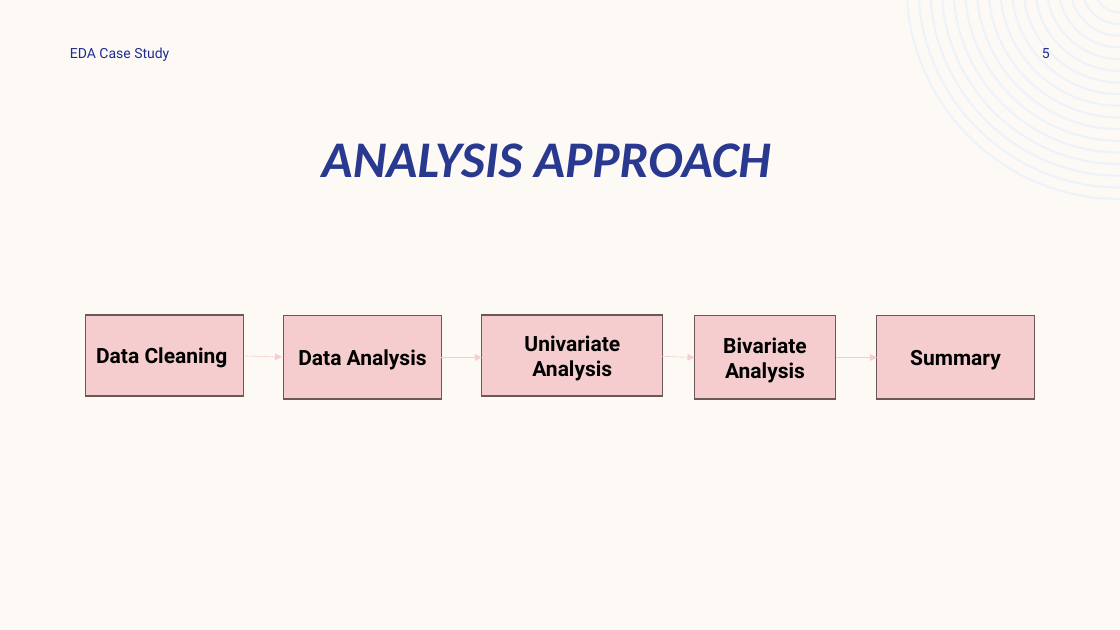
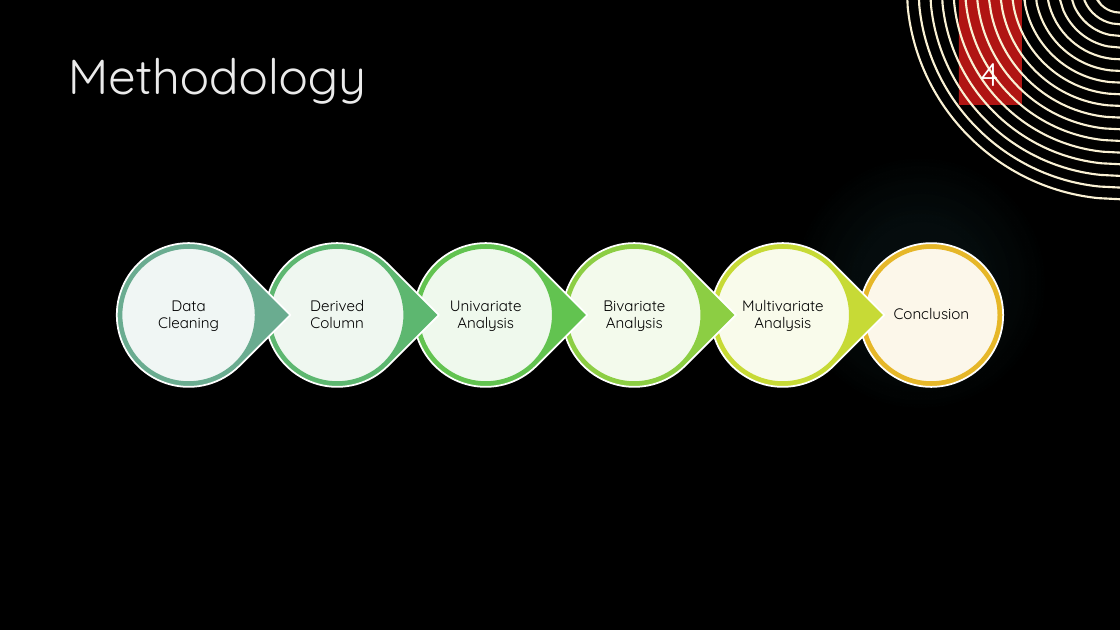
Before and after one commit to asthaa29/lendingcasestudy, a slide deck: slide 4 of EDA Case Study.pptx (slide 5 before the commit). Drawn at 1120x630 pixels with LibreOffice and Linux fonts; fonts in the diff are those of the drawing; background and template pictures are left out. Boxes give left, top, right and bottom in pixels: in the first picture for what was removed or moved away, otherwise in the second. Text is boxed around its words. In the diff, an @@ line names an element or a change of style, - is before the commit and + after.

Commit message:
Updated PPT

```diff
--- a/EDA Case Study.pptx
+++ b/EDA Case Study.pptx
@@ background #FDFAF6 to picture (left out) @@
@@ freeform shape at bbox=[907, 0, 1120, 201]: fill #EEF3FA to #FAF1D4 @@
@@ page number at bbox=[980, 52, 998, 96]: vertical alignment middle to bottom @@
@@ rectangle added at bbox=[959, 0, 1022, 105], fill #B01513 @@
@@ title "Methodology" at bbox=[68, 57, 366, 104]: vertical alignment bottom to top @@
@@ title at bbox=[68, 57, 366, 104]: text changed; size 44 to 42 pt; font Calibri to Quicksand; text colour #2A3990 to #EBEBEB; bold off; italic off @@
-ANALYSIS APPROACH
+Methodology
@@ text removed at bbox=[70, 47, 169, 61] @@
-EDA Case Study
@@ page number at bbox=[980, 52, 998, 96]: text changed; size 12 to 28 pt; font Roboto to Quicksand; text colour #1F2C8F to #FFFFFF @@
-5
+4
@@ ellipse added at bbox=[791, 154, 1049, 413], fill gradient #50B9C1 @@
@@ group added at bbox=[87, 213, 1003, 416]: 7 ellipses, 5 teardrops, 3 texts @@
+Conclusion
+Multivariate Analysis
+Derived Column
@@ text "Data Cleaning": place and size @@
-text "Data Cleaning" at bbox=[86, 315, 243, 396]
+text "Data Cleaning" at bbox=[158, 300, 219, 331]
@@ text "Univariate Analysis": place and size @@
-text "Univariate Analysis" at bbox=[482, 315, 663, 396]
+text "Univariate Analysis" at bbox=[450, 300, 522, 331]
@@ size 18 to 13 pt, font Roboto to Quicksand, bold off; line spacing 1 to 0.9; more space between paragraphs; fill #F5CDCE to none; outline #6B5A5A 1 pt to none in 3 elements at bbox=[158, 300, 219, 331], bbox=[450, 300, 522, 331], bbox=[603, 300, 665, 331] @@
@@ text "Bivariate Analysis": place and size @@
-text "Bivariate Analysis" at bbox=[695, 316, 836, 399]
+text "Bivariate Analysis" at bbox=[603, 300, 665, 331]
@@ rectangle removed at bbox=[284, 316, 441, 399] @@
-Data Analysis
@@ rectangle removed at bbox=[877, 316, 1034, 399] @@
-Summary
@@ arrow removed from (245, 356) to (282, 357) @@
@@ arrow removed from (441, 358) to (482, 358) @@
@@ arrow removed from (639, 355) to (695, 358) @@
@@ arrow removed from (836, 358) to (877, 358) @@
```
Also in this commit, not shown: 12 other slides changed.
